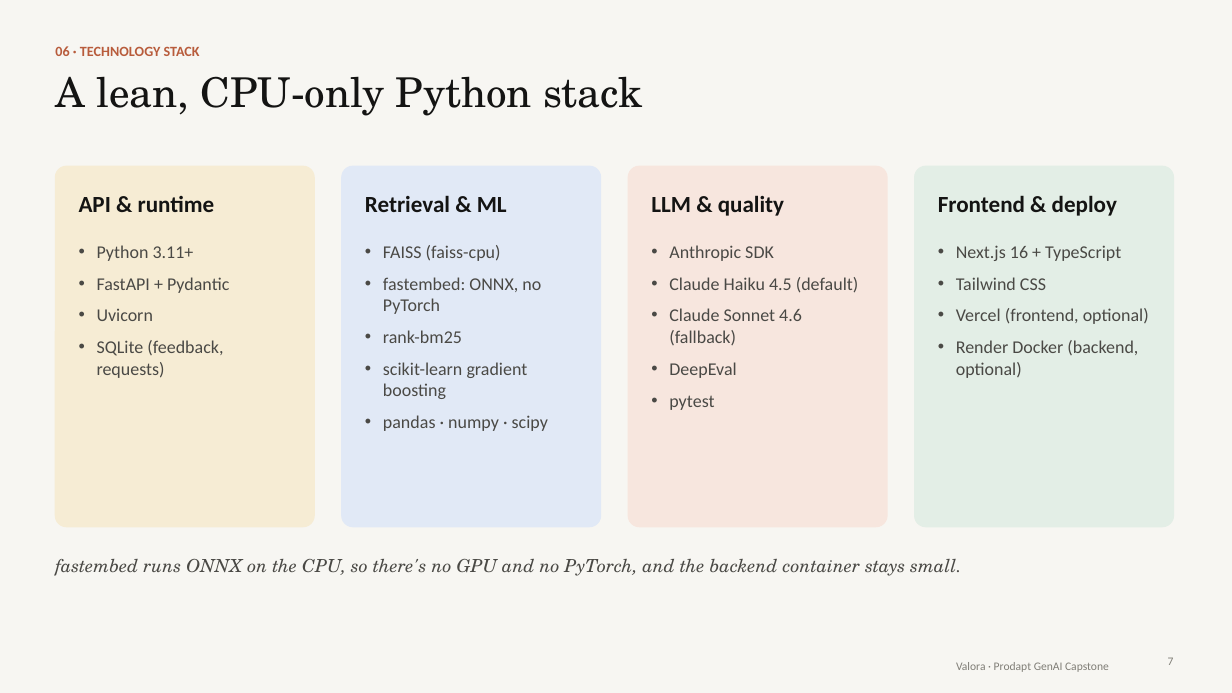
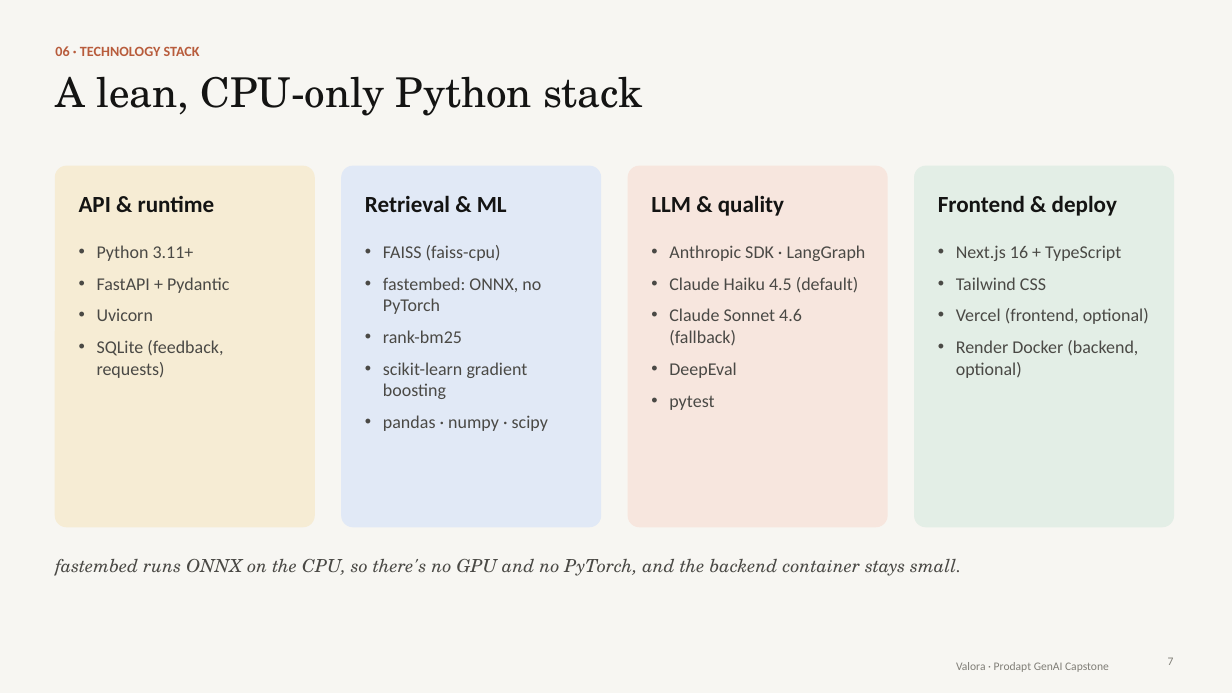
Before and after one commit to ankushsanghvi/Ankush_RealEstate, a slide deck: slide 7 of presentation/Project_Presentation.pptx. Drawn at 1232x693 pixels with LibreOffice and Linux fonts; fonts in the diff are those of the drawing. Boxes give left, top, right and bottom in pixels: in the first picture for what was removed or moved away, otherwise in the second. Text is boxed around its words. In the diff, an @@ line names an element or a change of style, - is before the commit and + after.

```diff
--- a/presentation/Project_Presentation.pptx
+++ b/presentation/Project_Presentation.pptx
@@ text at (669, 245, 866, 261): text changed @@
-• Anthropic SDK
+• Anthropic SDK · LangGraph
```
Also in this commit, not shown: 3 other slides changed, 13 other files.
